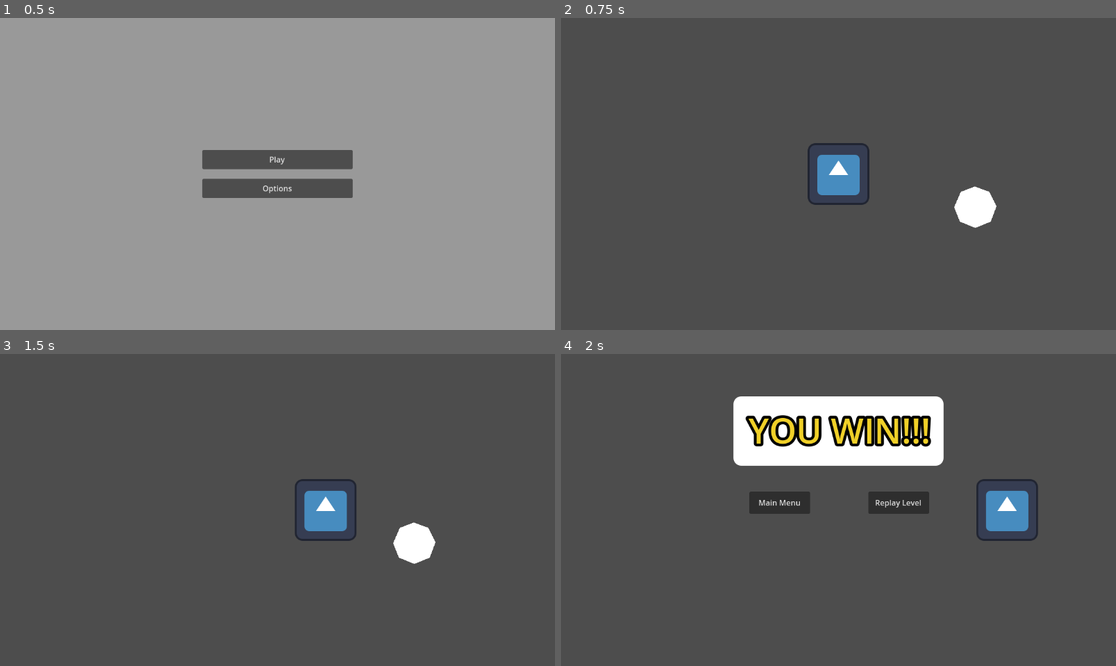
Above: before the commit, frames 1-4 (two rows, left to right).
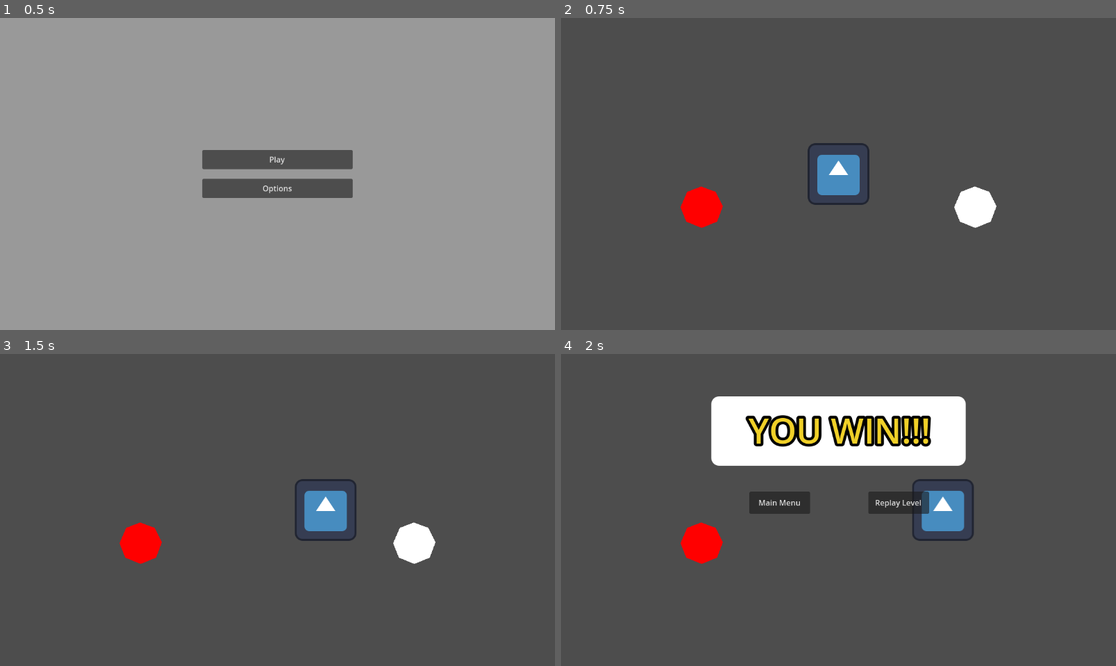
Above: after the commit, the same moments.

Repository: charliedavenport/base-game-jam-project
Game: Godot game, scene res://Main/main.tscn
Same seed, same stepped clock (60 frames per second), same inputs: the game is played once before the commit and once after it. The engine's default icon, where the game draws it, is replaced by a stand-in: a white triangle on a blue panel in a dark square.
Inputs (mouse positions are in pixels of both pictures, inside the frame that each line leads up to):
- Up to frame 1 (0.5 s): no input
- Up to frame 2 (0.75 s): click "Play" at 0.5 s
- Up to frame 3 (1.5 s): tap Enter at 1.25 s; move the mouse to (399, 494) at 1.27 s; hold D (right) from 1.28 s (still down); click (399, 494) at 1.42 s
- Up to frame 4 (2 s): keep holding D (right)

Frame 1 is identical in both runs. In frame 2, 0.7% of the frame differs, in the area x 21-30%, y 53-68%; in frame 3, 0.7%; in frame 4, 5.1%, in the area x 21-86%, y 13-68%.

Commit message:
add enemy and fail state

Diff:
--- /dev/null
+++ b/Enemy/enemy.gd
@@ -0,0 +1,11 @@
+extends Node2D
+
+signal enemy_touched()
+
+@onready var area : Area2D = $Area2D
+
+func _ready() -> void:
+	area.body_entered.connect(on_body_entered)
+
+func on_body_entered(_body : PhysicsBody2D) -> void:
+	enemy_touched.emit()
--- /dev/null
+++ b/Enemy/enemy.tscn
@@ -0,0 +1,19 @@
+[gd_scene load_steps=3 format=3 uid="uid://0yhtsge7jw7g"]
+
+[ext_resource type="Script" path="res://Enemy/enemy.gd" id="1_2pqax"]
+
+[sub_resource type="CircleShape2D" id="CircleShape2D_y4831"]
+radius = 43.0116
+
+[node name="Enemy" type="Node2D"]
+script = ExtResource("1_2pqax")
+
+[node name="Area2D" type="Area2D" parent="."]
+collision_layer = 0
+
+[node name="CollisionShape2D" type="CollisionShape2D" parent="Area2D"]
+shape = SubResource("CircleShape2D_y4831")
+
+[node name="Polygon2D" type="Polygon2D" parent="."]
+color = Color(1, 0, 0, 1)
+polygon = PackedVector2Array(-30, -32, -1, -43, 29, -32, 44, -2, 32, 30, 0, 43, -32, 30, -44, 0)
--- /dev/null
+++ b/GUI/end_game_screen.gd
@@ -0,0 +1,17 @@
+extends Control
+
+@onready var main_menu_btn := $MainMenuButton
+@onready var replay_level_btn := $ReplayLevelButton
+@onready var win_label := $WinLabel
+@onready var fail_label := $FailLabel
+
+
+func show_win() -> void:
+	win_label.show()
+	fail_label.hide()
+	show()
+
+func show_fail() -> void:
+	win_label.hide()
+	fail_label.show()
+	show()
--- a/GUI/gui.gd
+++ b/GUI/gui.gd
@@ -1,19 +1,21 @@
 extends Control
+
+const EndGameScreen = preload("res://GUI/end_game_screen.gd")
 
 signal main_menu_pressed()
 signal replay_pressed()
 signal resume_pressed()
 
 @onready var pause_menu := $PauseMenu
-@onready var victory_screen := $VictoryScreen
+@onready var end_screen : EndGameScreen = $EndGameScreen
 
 func _ready() -> void:
 	reset()
-	victory_screen.main_menu_btn.pressed.connect(main_menu_pressed.emit)
-	victory_screen.replay_level_btn.pressed.connect(replay_pressed.emit)
+	end_screen.main_menu_btn.pressed.connect(main_menu_pressed.emit)
+	end_screen.replay_level_btn.pressed.connect(replay_pressed.emit)
 	pause_menu.main_menu_btn.pressed.connect(main_menu_pressed.emit)
 	pause_menu.resume_btn.pressed.connect(resume_pressed.emit)
 
 func reset() -> void:
-	victory_screen.hide()
+	end_screen.hide()
 	pause_menu.hide()
--- a/GUI/gui.tscn
+++ b/GUI/gui.tscn
@@ -2,7 +2,7 @@
 
 [ext_resource type="Script" path="res://GUI/gui.gd" id="1_vuoel"]
 [ext_resource type="Script" path="res://GUI/pause_menu.gd" id="2_7wxoc"]
-[ext_resource type="Script" path="res://GUI/victory_screen.gd" id="2_hh0m6"]
+[ext_resource type="Script" path="res://GUI/end_game_screen.gd" id="2_hh0m6"]
 [ext_resource type="PackedScene" uid="uid://b2g08umhm2j37" path="res://Main Menu/options_menu.tscn" id="3_l574g"]
 
 [sub_resource type="StyleBoxFlat" id="StyleBoxFlat_3y7jc"]
@@ -22,6 +22,7 @@
 script = ExtResource("1_vuoel")
 
 [node name="PauseMenu" type="Control" parent="."]
+visible = false
 layout_mode = 1
 anchors_preset = 8
 anchor_left = 0.5
@@ -108,8 +109,7 @@
 offset_right = 0.0
 offset_bottom = 0.0
 
-[node name="VictoryScreen" type="Control" parent="."]
-visible = false
+[node name="EndGameScreen" type="Control" parent="."]
 layout_mode = 1
 anchors_preset = 8
 anchor_left = 0.5
@@ -124,22 +124,23 @@
 grow_vertical = 2
 script = ExtResource("2_hh0m6")
 
-[node name="Panel" type="Panel" parent="VictoryScreen"]
-layout_mode = 1
-anchors_preset = 8
-anchor_left = 0.5
-anchor_top = 0.5
-anchor_right = 0.5
-anchor_bottom = 0.5
-offset_left = -218.0
+[node name="Panel" type="Panel" parent="EndGameScreen"]
+layout_mode = 1
+anchors_preset = 8
+anchor_left = 0.5
+anchor_top = 0.5
+anchor_right = 0.5
+anchor_bottom = 0.5
+offset_left = -264.0
 offset_top = -216.0
-offset_right = 218.0
+offset_right = 264.0
 offset_bottom = -72.0
 grow_horizontal = 2
 grow_vertical = 2
 theme_override_styles/panel = SubResource("StyleBoxFlat_3y7jc")
 
-[node name="Label" type="Label" parent="VictoryScreen"]
+[node name="WinLabel" type="Label" parent="EndGameScreen"]
+visible = false
 layout_mode = 1
 anchors_preset = 8
 anchor_left = 0.5
@@ -161,7 +162,29 @@
 vertical_alignment = 1
 uppercase = true
 
-[node name="MainMenuButton" type="Button" parent="VictoryScreen"]
+[node name="FailLabel" type="Label" parent="EndGameScreen"]
+layout_mode = 1
+anchors_preset = 8
+anchor_left = 0.5
+anchor_top = 0.5
+anchor_right = 0.5
+anchor_bottom = 0.5
+offset_left = -187.5
+offset_top = -195.0
+offset_right = 189.5
+offset_bottom = -96.0
+grow_horizontal = 2
+grow_vertical = 2
+theme_override_colors/font_color = Color(0.94, 0.1598, 0.1598, 1)
+theme_override_colors/font_outline_color = Color(0, 0, 0, 1)
+theme_override_constants/outline_size = 23
+theme_override_font_sizes/font_size = 72
+text = "You Failed!!!"
+horizontal_alignment = 1
+vertical_alignment = 1
+uppercase = true
+
+[node name="MainMenuButton" type="Button" parent="EndGameScreen"]
 layout_mode = 1
 anchors_preset = 8
 anchor_left = 0.5
@@ -176,7 +199,7 @@
 grow_vertical = 2
 text = "Main Menu"
 
-[node name="ReplayLevelButton" type="Button" parent="VictoryScreen"]
+[node name="ReplayLevelButton" type="Button" parent="EndGameScreen"]
 layout_mode = 1
 anchors_preset = 8
 anchor_left = 0.5
--- a/GUI/victory_screen.gd
+++ /dev/null
@@ -1,4 +0,0 @@
-extends Control
-
-@onready var main_menu_btn := $MainMenuButton
-@onready var replay_level_btn := $ReplayLevelButton
--- a/Levels/level.gd
+++ b/Levels/level.gd
@@ -1,5 +1,7 @@
 extends Node2D
 
 const Objective = preload("res://Objective/objective.gd")
+const Enemy = preload("res://Enemy/enemy.gd")
 
 @onready var objective : Objective = $Objective
+@onready var enemy : Enemy = $Enemy
--- a/Levels/level_0.tscn
+++ b/Levels/level_0.tscn
@@ -1,7 +1,8 @@
-[gd_scene load_steps=3 format=3 uid="uid://cs75b7esuy2vb"]
+[gd_scene load_steps=4 format=3 uid="uid://cs75b7esuy2vb"]
 
 [ext_resource type="Script" path="res://Levels/level.gd" id="1_1wdxp"]
 [ext_resource type="PackedScene" uid="uid://bepyk8c801goe" path="res://Objective/objective.tscn" id="2_4onlv"]
+[ext_resource type="PackedScene" uid="uid://0yhtsge7jw7g" path="res://Enemy/enemy.tscn" id="3_fdlst"]
 
 [node name="Level_0" type="Node2D"]
 process_mode = 1
@@ -9,3 +10,6 @@
 
 [node name="Objective" parent="." instance=ExtResource("2_4onlv")]
 position = Vector2(284, 69)
+
+[node name="Enemy" parent="." instance=ExtResource("3_fdlst")]
+position = Vector2(-284, 69)
--- a/Main Menu/input_map_button.gd
+++ b/Main Menu/input_map_button.gd
@@ -16,5 +16,11 @@
 	refresh_key_label()
 
 func refresh_key_label() -> void:
-	var action_event : InputEventKey = InputMap.action_get_events(input_event_name)[0]
-	input_label.text = str(char(action_event.unicode)).to_upper()
+	var action_events : Array[InputEvent] = InputMap.action_get_events(input_event_name)
+	if action_events:
+		var input_event : InputEventKey = action_events[0]
+		var key_char := str(char(input_event.unicode)).to_upper()
+		if key_char and key_char.strip_edges() != "":
+			input_label.text = key_char
+		else:
+			input_label.text = OS.get_keycode_string(input_event.physical_keycode)
--- a/Main Menu/input_map_button.tscn
+++ b/Main Menu/input_map_button.tscn
@@ -26,7 +26,7 @@
 
 [node name="NameLabel" type="Label" parent="MarginContainer/HBoxContainer"]
 layout_mode = 2
-text = "InputName:"
+text = ":"
 
 [node name="Control" type="Control" parent="MarginContainer/HBoxContainer"]
 layout_mode = 2
--- a/Main/main.gd
+++ b/Main/main.gd
@@ -17,7 +17,8 @@
 enum GameState {
 	MainMenu,
 	Playing,
-	Victory
+	Victory,
+	Fail
 }
 var curr_state : GameState:
 	set(value):
@@ -79,6 +80,7 @@
 	curr_level = level_scenes[level_ind].instantiate()
 	add_child(curr_level)
 	curr_level.objective.objective_taken.connect(on_objective_taken)
+	curr_level.enemy.enemy_touched.connect(on_enemy_touched)
 	spawn_player()
 
 	gui.reset()
@@ -86,7 +88,7 @@
 
 
 func spawn_player(location: Vector2 = Vector2.ZERO) -> void:
-	if player:
+	if player and player != null:
 		player.queue_free()
 
 	player = player_scene.instantiate()
@@ -95,10 +97,16 @@
 
 
 func on_objective_taken() -> void:
+	player.can_move = false
 	curr_level.objective.queue_free()
-	gui.victory_screen.show()
+	gui.end_screen.show_win()
 	curr_state = GameState.Victory
 
+
+func on_enemy_touched() -> void:
+	player.queue_free() # dies
+	gui.end_screen.show_fail()
+	curr_state = GameState.Fail
 
 func toggle_pause() -> void:
 	if get_tree().paused:
@@ -120,5 +128,6 @@
 	get_tree().paused = true
 	gui.pause_menu.show()
 
+
 func init_default_inputs() -> void:
 	pass
--- a/Player/player.gd
+++ b/Player/player.gd
@@ -1,5 +1,6 @@
 extends CharacterBody2D
 
+@onready var can_move : bool = true
 
 func _ready() -> void:
 	pass
@@ -8,6 +9,8 @@
 	pass
 
 func _physics_process(delta: float) -> void:
+	if not can_move:
+		return
 	var move_input := Input.get_vector("left", "right", "up", "down")
 	velocity = move_input * 500.0
 	move_and_slide()
